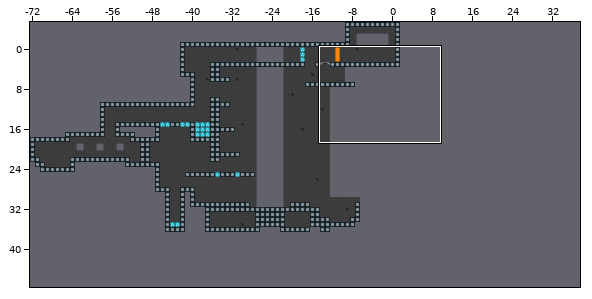
Level history. Tiled map: assets/chasm.tmx. Above: a wide view before the commit, with the close-up outlined.
Close-up. First the earlier version:
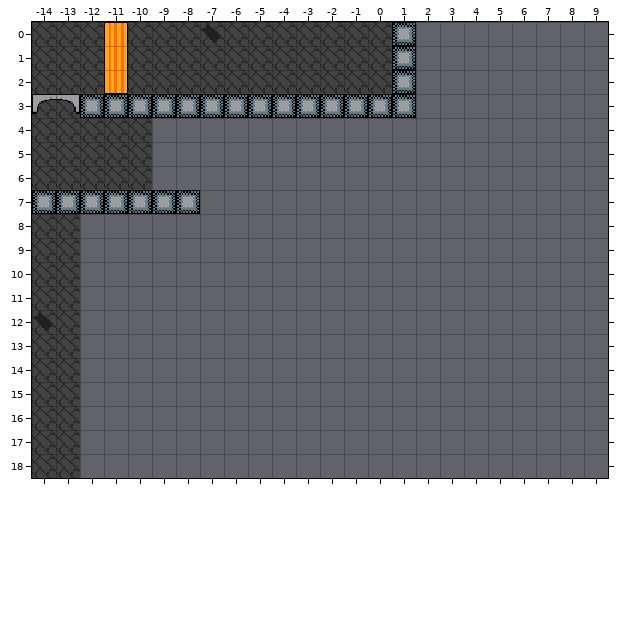
Cells are 16x16 px. Shown: x -14..9, y 0..18. The commit also changed other parts of the map, which this record leaves out.
The result:
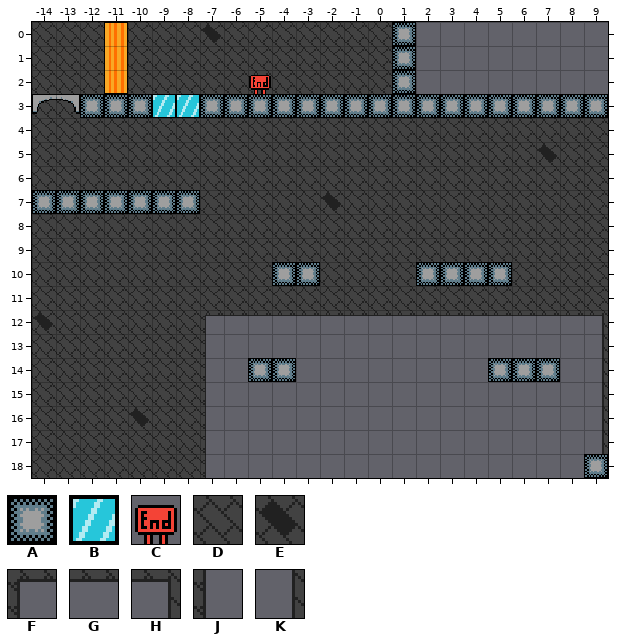
Key: from "phtiles16": A 0, B 1, C 8, D 9, E 15, F 21, G 22, H 23, J 27, K 29.
_ is an empty cell.
Changes in this commit:
Layer "background":
There is now tile D in row 4 at x -9 to 9; in row 5 at x -9 to 6 and 8 to 9; in row 6 at x -9 to 9; in row 7 at x -7 to -3 and -1 to 9; in rows 8 to 9 at x -12 to 9; in row 10 at x -12 to -5, -2 to 1 and 6 to 9.
There is now tile D in row 11 at x -12 to 9; in rows 12 to 15 at x -12 to -8; in row 16 at x -12 to -11 and -9 to -8; in rows 17 to 18 at x -12 to -8.
There is now tile E in row 5 at x 7; in row 7 at x -2; in row 16 at x -10.
There is now tile F in row 12 at x -7.
There is now tile G in row 12 at x -6 to 8.
There is now tile H in row 12 at x 9.
There is now tile J in rows 13 to 18 at x -7.
There is now tile K in rows 13 to 17 at x 9.
Layer "main":
There is now tile A in row 3 at x 2 to 9; in row 10 at x -4 to -3 and 2 to 5; in row 14 at x -5 to -4 and 5 to 7; in row 18 at x 9.
The edit turns tile A into tile B in row 3 at x -9 to -8.
There is now tile C in row 2 at x -5.
Where, in picture pixels (left, top, right, bottom), the same in both close-ups:
added: (249, 75, 271, 94)
changed: (80, 94, 608, 478)
